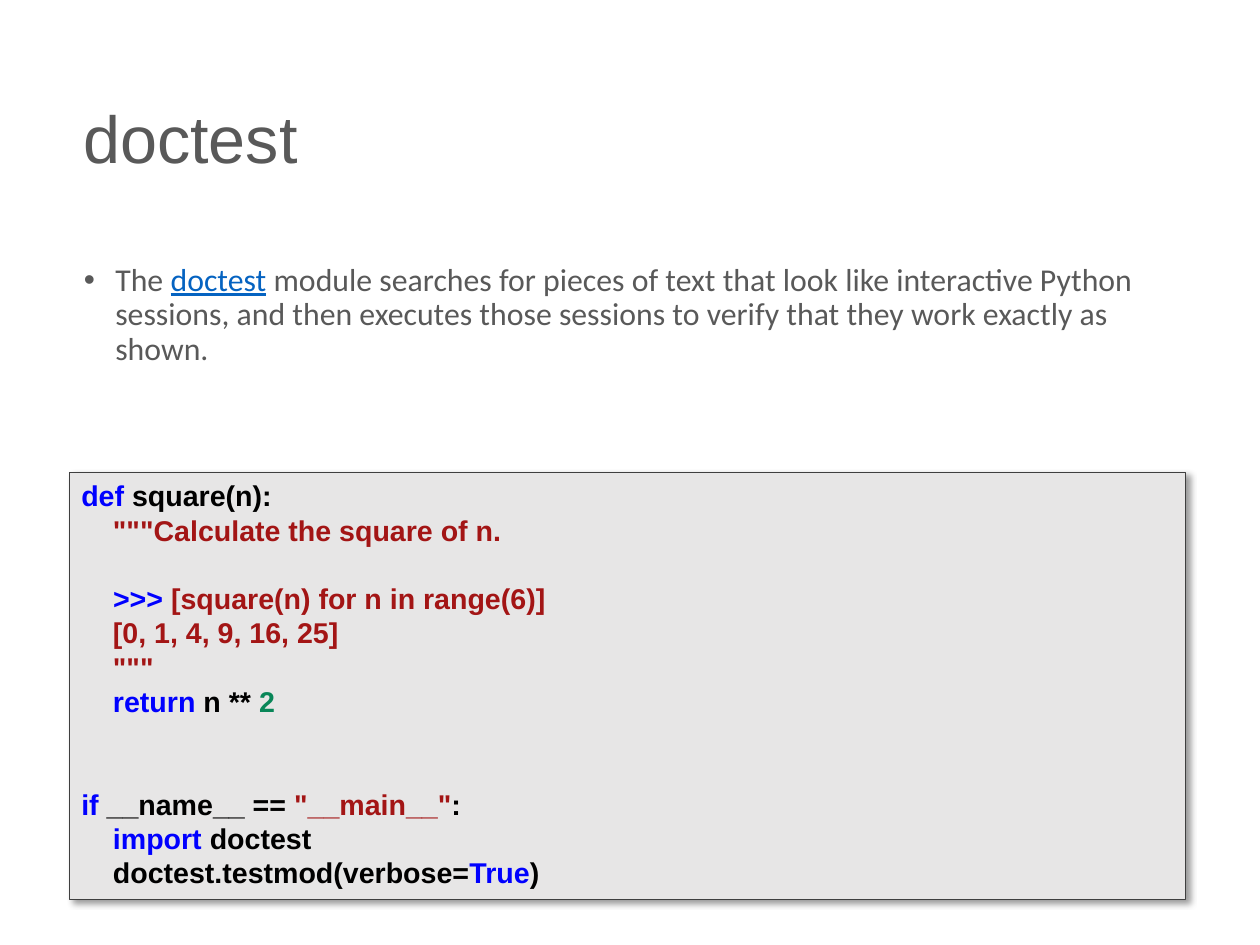
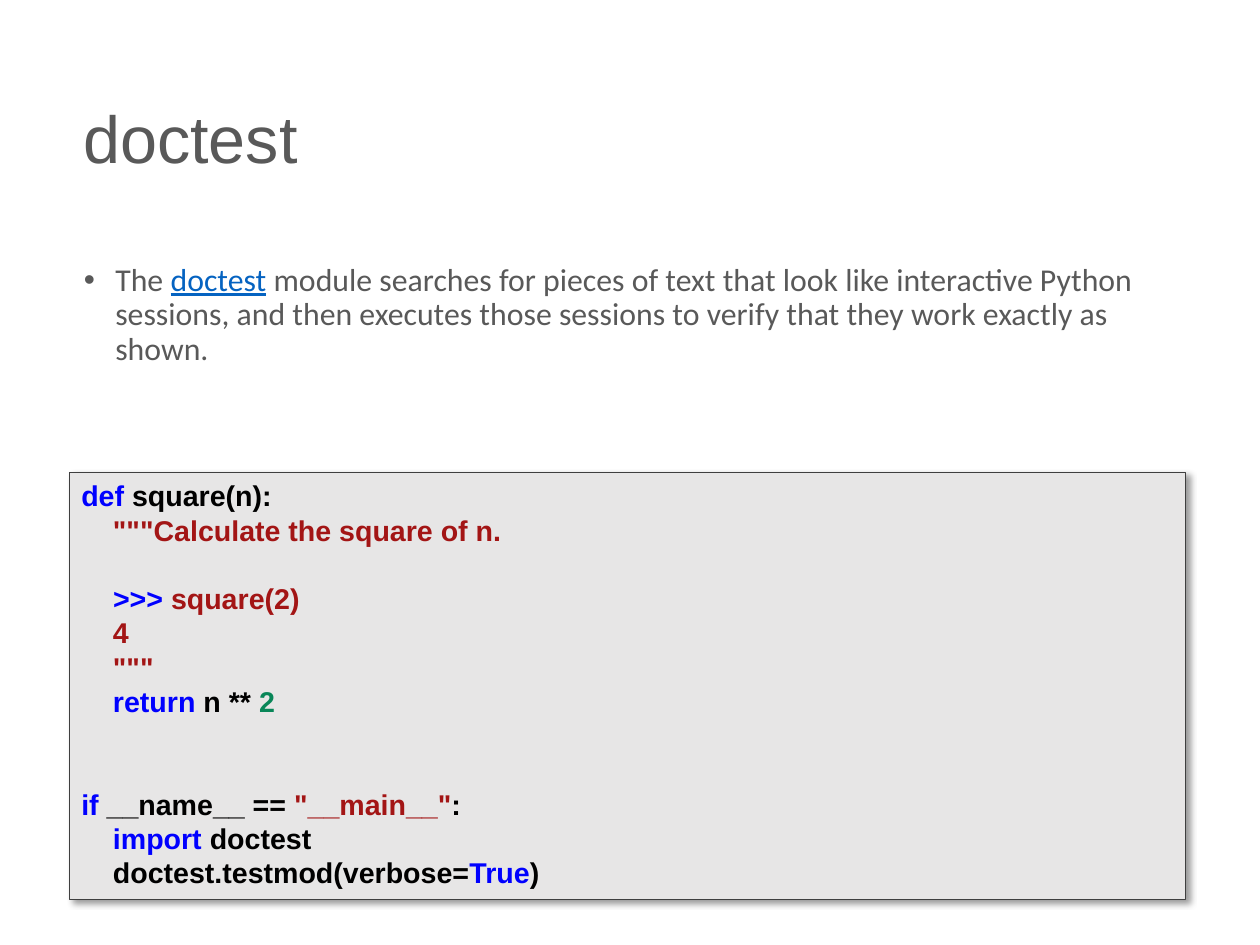
Before and after one commit to TesselHaagen/PythonTraining-11-13-dec, a slide deck: slide 52 of Python Advanced Slides.pptx. Drawn at 1260x945 pixels with LibreOffice and Linux fonts; fonts in the diff are those of the drawing; background and template pictures are left out. Boxes give left, top, right and bottom in pixels: in the first picture for what was removed or moved away, otherwise in the second. Text is boxed around its words. In the diff, an @@ line names an element or a change of style, - is before the commit and + after.

```diff
--- a/Python Advanced Slides.pptx
+++ b/Python Advanced Slides.pptx
@@ text in rectangle at <box>113,588,299,643</box>: text changed @@
->>> [square(n) for n in range(6)]
-[0, 1, 4, 9, 16, 25]
+>>> square(2)
+4
```
Also in this commit, not shown: 4 other slides changed, 1 other file.
